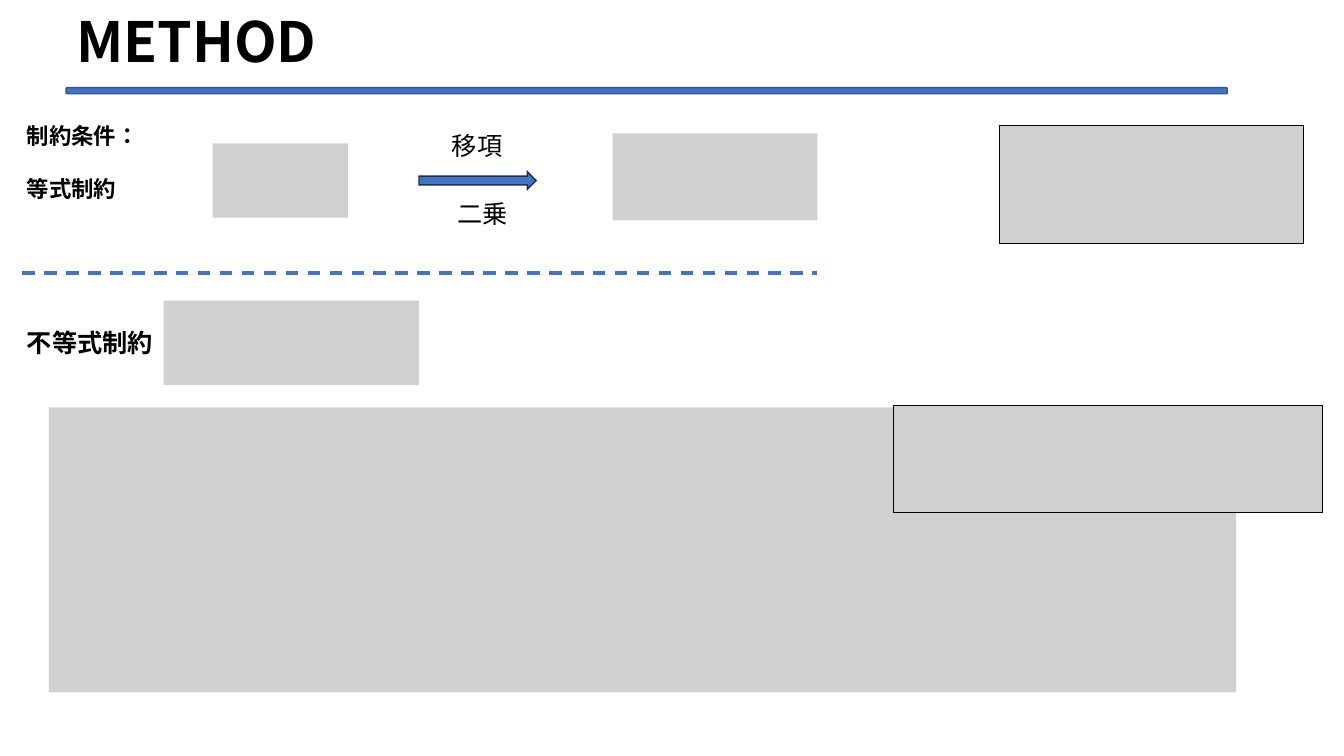
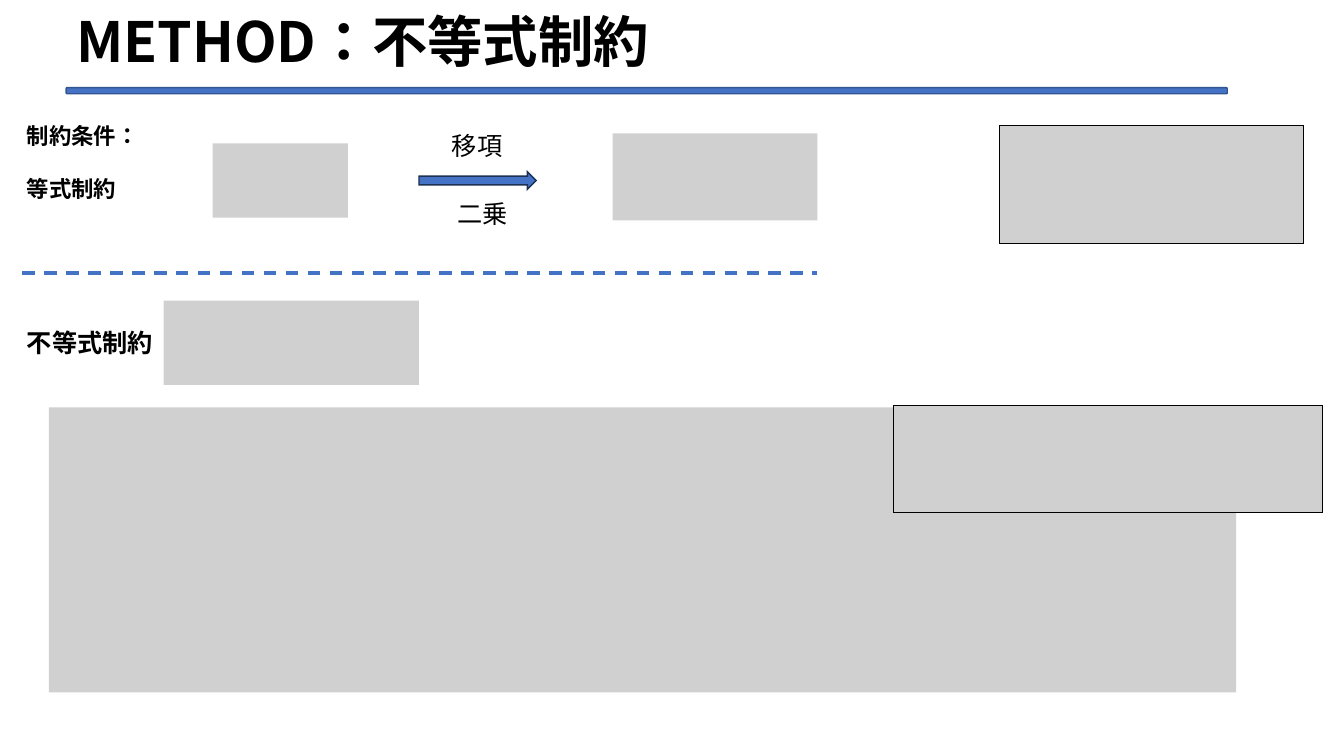
Before and after one commit to Legolas9999/zemi, a slide deck: slide 10 of 第二次/lcj_ron_zemi2.pptx. Drawn at 1344x756 pixels with LibreOffice and Linux fonts; fonts in the diff are those of the drawing; grey boxes stand for pictures. Boxes give left, top, right and bottom in pixels: in the first picture for what was removed or moved away, otherwise in the second. Text is boxed around its words. In the diff, an @@ line names an element or a change of style, - is before the commit and + after.

```diff
--- a/第二次/lcj_ron_zemi2.pptx
+++ b/第二次/lcj_ron_zemi2.pptx
@@ title at <box>76,14,649,67</box>: text changed @@
-METHOD
+METHOD：不等式制約
```
Also in this commit, not shown: 8 other slides changed, 12 slides added, 44 slides removed.
